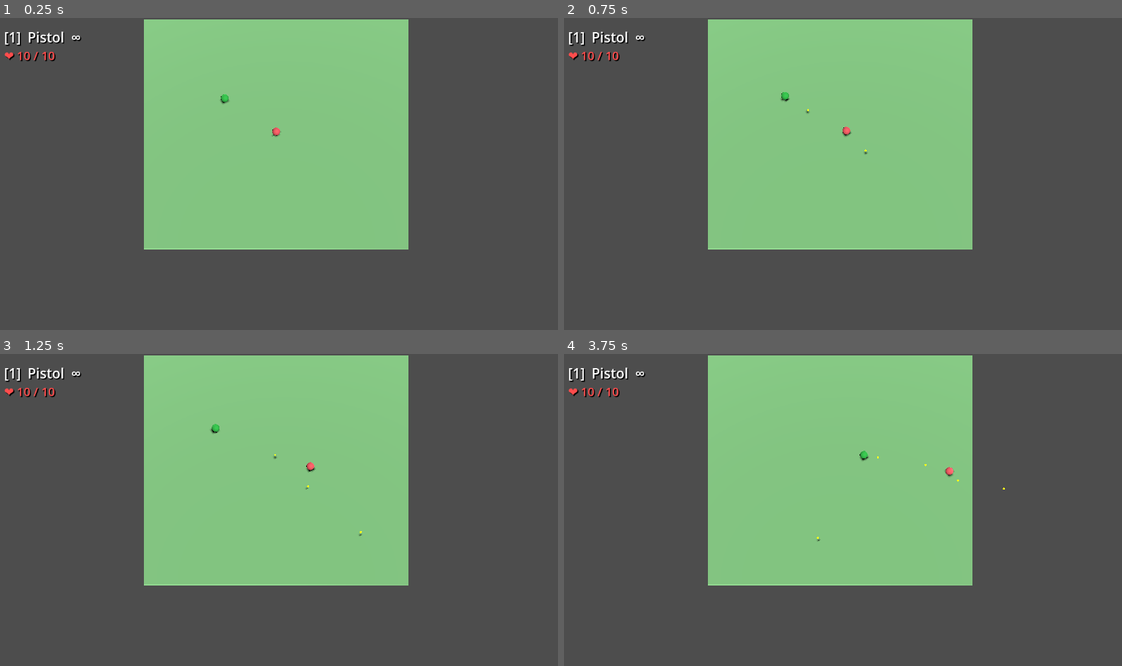
Above: before the commit, frames 1-4 (two rows, left to right).
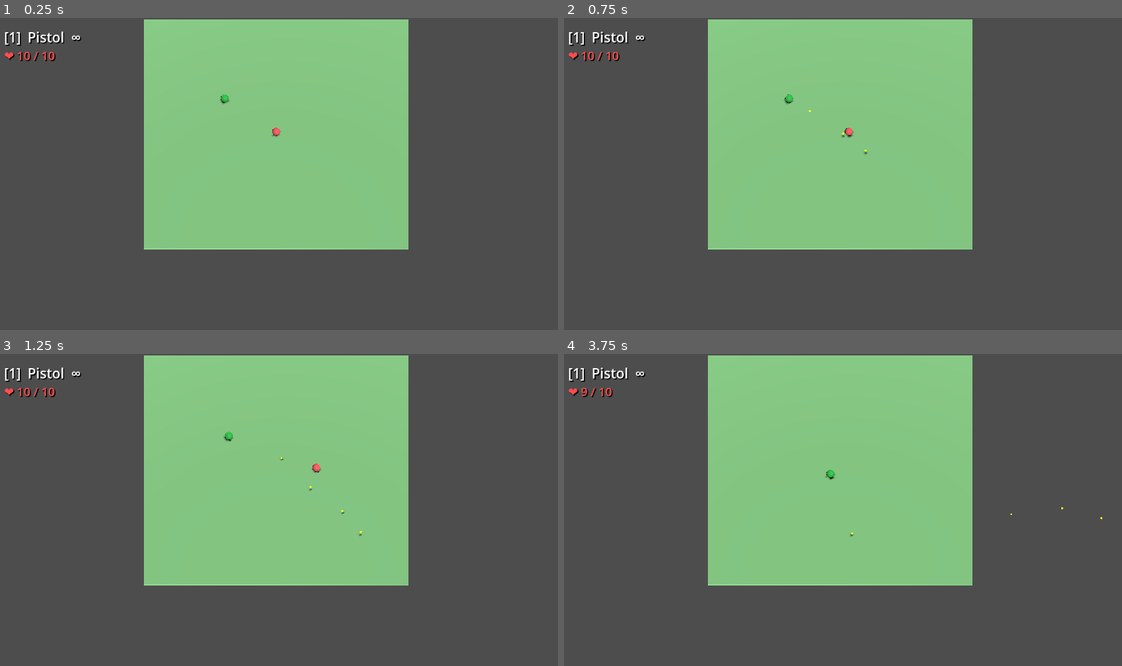
Above: after the commit, the same moments.

Repository: Dearaurora/ChaosGun-Portfolio
Game: Godot game, scene res://scenes/maps/demo_arena.tscn
Same seed, same stepped clock (60 frames per second), same inputs: the game is played once before the commit and once after it.
Inputs (mouse positions are in pixels of both pictures, inside the frame that each line leads up to):
- Up to frame 1 (0.25 s): no input
- Up to frame 2 (0.75 s): tap Enter at 0.5 s; move the mouse to (965, 161) at 0.52 s; press the mouse at (965, 161) at 0.53 s; hold D (move_right, bound only after the commit) from 0.53 s (still down); tap Tab (ui_focus_next) at 0.6 s
- Up to frame 3 (1.25 s): keep holding D (move_right, bound only after the commit)
- Up to frame 4 (3.75 s): release D (move_right, bound only after the commit) at 1.25 s; release the mouse at (965, 497) at 1.25 s; drag from (725, 528) to (809, 575) at 1.27 s; move the mouse to (898, 441) at 2.02 s; hold D (move_right, bound only after the commit) 2.03-2.75 s; tap Mouse wheel up (weapon_cycle, bound only after the commit) at 2.1 s; click (898, 441) at 2.17 s; tap 1 (weapon_slot_1, bound only after the commit) at 2.3 s; drag from (809, 575) to (670, 466) at 2.77 s; move the mouse to (1010, 559) at 3.52 s; hold A (move_left, bound only after the commit) from 3.53 s (still down); tap 2 (weapon_slot_2, bound only after the commit) at 3.6 s; click (1010, 559) at 3.67 s

Frame 1 is identical in both runs. In frame 2, 0.1% of the frame differs, in the area x 38-52%, y 23-39%; in frame 3, 0.2%; in frame 4, 0.3%, in the area x 3-97%, y 10-61%.

Commit message:
kinematic impulse physics system and standardize player input actions

Diff:
--- a/project.godot
+++ b/project.godot
@@ -19,15 +19,60 @@
 run/main_scene="res://scenes/maps/demo_arena.tscn"
 config/features=PackedStringArray("4.6", "Forward Plus")
 
+[autoload]
+
+GameConfig="*res://scripts/globals/game_config.gd"
+
 [dotnet]
 
 project/assembly_name="ChaosGun"
+
+[input]
+
+move_left={
+"deadzone": 0.5,
+"events": [Object(InputEventKey,"resource_local_to_scene":false,"resource_name":"","device":0,"window_id":0,"alt_pressed":false,"shift_pressed":false,"ctrl_pressed":false,"meta_pressed":false,"pressed":false,"keycode":0,"physical_keycode":65,"key_label":0,"unicode":0,"location":0,"echo":false,"script":null)
+]
+}
+move_right={
+"deadzone": 0.5,
+"events": [Object(InputEventKey,"resource_local_to_scene":false,"resource_name":"","device":0,"window_id":0,"alt_pressed":false,"shift_pressed":false,"ctrl_pressed":false,"meta_pressed":false,"pressed":false,"keycode":0,"physical_keycode":68,"key_label":0,"unicode":0,"location":0,"echo":false,"script":null)
+]
+}
+move_forward={
+"deadzone": 0.5,
+"events": [Object(InputEventKey,"resource_local_to_scene":false,"resource_name":"","device":0,"window_id":0,"alt_pressed":false,"shift_pressed":false,"ctrl_pressed":false,"meta_pressed":false,"pressed":false,"keycode":0,"physical_keycode":87,"key_label":0,"unicode":0,"location":0,"echo":false,"script":null)
+]
+}
+move_backward={
+"deadzone": 0.5,
+"events": [Object(InputEventKey,"resource_local_to_scene":false,"resource_name":"","device":0,"window_id":0,"alt_pressed":false,"shift_pressed":false,"ctrl_pressed":false,"meta_pressed":false,"pressed":false,"keycode":0,"physical_keycode":83,"key_label":0,"unicode":0,"location":0,"echo":false,"script":null)
+]
+}
+fire={
+"deadzone": 0.5,
+"events": [Object(InputEventMouseButton,"resource_local_to_scene":false,"resource_name":"","device":0,"window_id":0,"alt_pressed":false,"shift_pressed":false,"ctrl_pressed":false,"meta_pressed":false,"button_mask":0,"position":Vector2(0, 0),"global_position":Vector2(0, 0),"factor":1.0,"button_index":1,"canceled":false,"pressed":false,"double_click":false,"script":null)
+]
+}
+weapon_slot_1={
+"deadzone": 0.5,
+"events": [Object(InputEventKey,"resource_local_to_scene":false,"resource_name":"","device":0,"window_id":0,"alt_pressed":false,"shift_pressed":false,"ctrl_pressed":false,"meta_pressed":false,"pressed":false,"keycode":0,"physical_keycode":49,"key_label":0,"unicode":0,"location":0,"echo":false,"script":null)
+]
+}
+weapon_slot_2={
+"deadzone": 0.5,
+"events": [Object(InputEventKey,"resource_local_to_scene":false,"resource_name":"","device":0,"window_id":0,"alt_pressed":false,"shift_pressed":false,"ctrl_pressed":false,"meta_pressed":false,"pressed":false,"keycode":0,"physical_keycode":50,"key_label":0,"unicode":0,"location":0,"echo":false,"script":null)
+]
+}
+weapon_cycle={
+"deadzone": 0.5,
+"events": [Object(InputEventMouseButton,"resource_local_to_scene":false,"resource_name":"","device":0,"window_id":0,"alt_pressed":false,"shift_pressed":false,"ctrl_pressed":false,"meta_pressed":false,"button_mask":0,"position":Vector2(0, 0),"global_position":Vector2(0, 0),"factor":1.0,"button_index":4,"canceled":false,"pressed":false,"double_click":false,"script":null)
+, Object(InputEventMouseButton,"resource_local_to_scene":false,"resource_name":"","device":0,"window_id":0,"alt_pressed":false,"shift_pressed":false,"ctrl_pressed":false,"meta_pressed":false,"button_mask":0,"position":Vector2(0, 0),"global_position":Vector2(0, 0),"factor":1.0,"button_index":5,"canceled":false,"pressed":false,"double_click":false,"script":null)
+, Object(InputEventKey,"resource_local_to_scene":false,"resource_name":"","device":0,"window_id":0,"alt_pressed":false,"shift_pressed":false,"ctrl_pressed":false,"meta_pressed":false,"pressed":false,"keycode":0,"physical_keycode":4194306,"key_label":0,"unicode":0,"location":0,"echo":false,"script":null)
+]
+}
 
 [rendering]
 
 renderer/rendering_method="gl_compatibility"
 renderer/rendering_method.mobile="gl_compatibility"
-
-[autoload]
-
-GameConfig="*res://scripts/globals/game_config.gd"
--- a/scenes/characters/player.tscn
+++ b/scenes/characters/player.tscn
@@ -16,22 +16,22 @@
 radius = 1.5
 height = 3.0
 
-[node name="Player" type="CharacterBody3D"]
+[node name="Player" type="CharacterBody3D" unique_id=893437653]
 script = ExtResource("1_x")
 
-[node name="CollisionShape3D" type="CollisionShape3D" parent="."]
+[node name="CollisionShape3D" type="CollisionShape3D" parent="." unique_id=464970717]
 transform = Transform3D(1, 0, 0, 0, 1, 0, 0, 0, 1, 0, 1.5, 0)
 shape = SubResource("CapsuleShape3D_pl")
 
-[node name="MeshInstance3D" type="MeshInstance3D" parent="."]
+[node name="MeshInstance3D" type="MeshInstance3D" parent="." unique_id=88693151]
 transform = Transform3D(1, 0, 0, 0, 1, 0, 0, 0, 1, 0, 1.5, 0)
 mesh = SubResource("CapsuleMesh_pl")
 
-[node name="WeaponPoint" type="Marker3D" parent="."]
+[node name="WeaponPoint" type="Marker3D" parent="." unique_id=1277651540]
 transform = Transform3D(1, 0, 0, 0, 1, 0, 0, 0, 1, 0, 1.8, -1.8)
 
-[node name="WeaponManager" type="Node" parent="."]
+[node name="WeaponManager" type="Node" parent="." unique_id=1794752214]
 script = ExtResource("2_wm")
 
-[node name="DebugHUD" type="CanvasLayer" parent="."]
+[node name="DebugHUD" type="CanvasLayer" parent="." unique_id=1741334821]
 script = ExtResource("3_hud")
--- a/scripts/player/base_character.gd
+++ b/scripts/player/base_character.gd
@@ -6,12 +6,14 @@
 @export var friction: float = 6.0
 @export var gravity: float = 20.0
 
+@export var mass: float = 1.0
+@export var knockback_drag: float = 35.0
+
 @onready var weapon_point: Marker3D = get_node_or_null("WeaponPoint")
 @onready var weapon_manager: WeaponManager = get_node_or_null("WeaponManager")
 @onready var _mesh: MeshInstance3D = get_node_or_null("MeshInstance3D")
 
-var knockback_velocity: Vector3 = Vector3.ZERO
-var knockback_resistance: float = 0.0
+var momentum: Vector3 = Vector3.ZERO
 
 # ============================================================
 #  生命与复活系统
@@ -25,9 +27,6 @@
 var _invincible_timer: float = 0.0
 
 func _base_process(delta: float) -> void:
-	if knockback_resistance > 0.0:
-		knockback_resistance = max(0.0, knockback_resistance - delta * 0.5)
-
 	# 复活倒计时
 	if is_dead:
 		_respawn_timer -= delta
@@ -55,33 +54,24 @@
 		_die()
 
 func _apply_movement(desired_vel: Vector3, delta: float) -> void:
-	if knockback_velocity.length_squared() > 0.1:
-		knockback_velocity = knockback_velocity.lerp(Vector3.ZERO, friction * 0.4 * delta)
-	else:
-		knockback_velocity = Vector3.ZERO
+	momentum = momentum.move_toward(Vector3.ZERO, knockback_drag * delta)
 
-	var current_move_vel = velocity - knockback_velocity
+	var current_move_vel = velocity - momentum
 	current_move_vel.y = 0
 
-	var control_factor = 1.0
-	if knockback_velocity.length() > speed * 0.3:
-		control_factor = 0.05
-
 	if desired_vel.length() > 0.1:
-		current_move_vel = current_move_vel.lerp(desired_vel, acceleration * control_factor * delta)
+		current_move_vel = current_move_vel.lerp(desired_vel, acceleration * delta)
 	else:
 		current_move_vel = current_move_vel.lerp(Vector3.ZERO, friction * delta)
 
-	velocity.x = current_move_vel.x + knockback_velocity.x
-	velocity.z = current_move_vel.z + knockback_velocity.z
+	velocity.x = current_move_vel.x + momentum.x
+	velocity.z = current_move_vel.z + momentum.z
 
-func apply_knockback(force: Vector3) -> void:
+func apply_knockback(impulse: Vector3) -> void:
 	# 无敌期间免疫击退
 	if is_invincible or is_dead:
 		return
-	var actual_force = force * max(0.2, (1.0 - knockback_resistance))
-	knockback_velocity += actual_force
-	knockback_resistance = min(0.4, knockback_resistance + 0.1)
+	momentum += impulse / mass
 
 func _is_near_edge(push_dir: Vector3) -> bool:
 	var space_state = get_world_3d().direct_space_state
@@ -96,7 +86,7 @@
 	lives -= 1
 	is_dead = true
 	velocity = Vector3.ZERO
-	knockback_velocity = Vector3.ZERO
+	momentum = Vector3.ZERO
 
 	# 隐藏角色
 	visible = false
@@ -116,8 +106,7 @@
 	var spawn_point = GameConfig.respawn_points.pick_random()
 	global_position = spawn_point
 	velocity = Vector3.ZERO
-	knockback_velocity = Vector3.ZERO
-	knockback_resistance = 0.0
+	momentum = Vector3.ZERO
 
 	# 显示角色
 	visible = true
--- a/scripts/player/dummy_target.gd
+++ b/scripts/player/dummy_target.gd
@@ -2,6 +2,7 @@
 
 func _ready() -> void:
     friction = 6.0
+    mass = 2.5
 
 func _process(delta: float) -> void:
     super._base_process(delta)
@@ -10,14 +11,3 @@
     _apply_gravity(delta)
     _apply_movement(Vector3.ZERO, delta)
     move_and_slide()
-
-# --- 靶子特有击退逻辑（覆盖基类） ---
-func apply_knockback(force: Vector3) -> void:
-    var push_dir = force.normalized()
-    var edge_damping = 1.0
-    if _is_near_edge(push_dir):
-        edge_damping = 0.4
-
-    var actual_force = force * edge_damping * max(0.2, (1.0 - knockback_resistance))
-    knockback_velocity += actual_force
-    knockback_resistance = min(0.75, knockback_resistance + 0.3)
--- a/scripts/player/player_character.gd
+++ b/scripts/player/player_character.gd
@@ -1,8 +1,6 @@
 extends BaseCharacter
 class_name PlayerCharacter
 
-# 射击输入追踪
-var _prev_fire_pressed: bool = false
 
 # 狙击硬直
 var _stun_timer: float = 0.0
@@ -29,11 +27,6 @@
 
 	# --- 移动输入 ---
 	var input_dir := Input.get_vector("move_left", "move_right", "move_forward", "move_backward")
-	if input_dir == Vector2.ZERO:
-		var x = float(Input.is_key_pressed(KEY_D)) - float(Input.is_key_pressed(KEY_A))
-		var z = float(Input.is_key_pressed(KEY_S)) - float(Input.is_key_pressed(KEY_W))
-		input_dir = Vector2(x, z).normalized()
-
 	var direction := Vector3(input_dir.x, 0, input_dir.y).normalized()
 
 	# 硬直期间不能移动/转向
@@ -64,19 +57,15 @@
 	if not weapon_manager or _stun_timer > 0.0:
 		return
 
-	var fire_pressed = Input.is_mouse_button_pressed(MOUSE_BUTTON_LEFT)
-	var fire_just_pressed = fire_pressed and not _prev_fire_pressed
-	_prev_fire_pressed = fire_pressed
-
 	var fire_dir = -transform.basis.z
 	var fire_mode = weapon_manager.get_current_fire_mode()
 
 	var should_fire = false
 	match fire_mode:
 		WeaponData.FireMode.SEMI_AUTO, WeaponData.FireMode.BOLT_ACTION:
-			should_fire = fire_just_pressed
+			should_fire = Input.is_action_just_pressed("fire")
 		WeaponData.FireMode.FULL_AUTO:
-			should_fire = fire_pressed
+			should_fire = Input.is_action_pressed("fire")
 
 	if should_fire:
 		weapon_manager.try_fire(weapon_point, fire_dir, self)
@@ -87,12 +76,12 @@
 func _handle_weapon_input() -> void:
 	if not weapon_manager:
 		return
-	if Input.is_key_pressed(KEY_1):
+	if Input.is_action_just_pressed("weapon_slot_1"):
 		weapon_manager.switch_to_slot(0)
-	elif Input.is_key_pressed(KEY_2):
+	elif Input.is_action_just_pressed("weapon_slot_2"):
 		weapon_manager.switch_to_slot(1)
 
-	if Input.is_action_just_pressed("ui_focus_next"):
+	if Input.is_action_just_pressed("weapon_cycle"):
 		weapon_manager.cycle_weapon()
 
 
@@ -144,15 +133,3 @@
 	tween.tween_property(drop, "global_position", end_pos, 0.3).set_ease(Tween.EASE_OUT)
 	tween.parallel().tween_property(drop, "global_position:y", 0.0, 0.3).set_ease(Tween.EASE_IN)
 	tween.tween_callback(drop.queue_free)
-
-# ------------------------------------------------------------------
-#  滚轮输入（通过 _input 捕获）
-# ------------------------------------------------------------------
-func _input(event: InputEvent) -> void:
-	if event is InputEventMouseButton and weapon_manager:
-		var mb = event as InputEventMouseButton
-		if mb.pressed:
-			if mb.button_index == MOUSE_BUTTON_WHEEL_UP:
-				weapon_manager.cycle_weapon()
-			elif mb.button_index == MOUSE_BUTTON_WHEEL_DOWN:
-				weapon_manager.cycle_weapon()
--- /dev/null
+++ b/setup_inputs.gd
@@ -0,0 +1,40 @@
+extends SceneTree
+
+func _init():
+	var inputs = {
+		"move_left": [KEY_A],
+		"move_right": [KEY_D],
+		"move_forward": [KEY_W],
+		"move_backward": [KEY_S],
+		"fire": [MOUSE_BUTTON_LEFT],
+		"weapon_slot_1": [KEY_1],
+		"weapon_slot_2": [KEY_2],
+		"weapon_cycle": [MOUSE_BUTTON_WHEEL_UP, MOUSE_BUTTON_WHEEL_DOWN, KEY_TAB]
+	}
+
+	for action in inputs:
+		var events = []
+		for btn in inputs[action]:
+			if btn == MOUSE_BUTTON_LEFT or btn == MOUSE_BUTTON_WHEEL_UP or btn == MOUSE_BUTTON_WHEEL_DOWN:
+				var event = InputEventMouseButton.new()
+				event.button_index = btn
+				events.append(event)
+			else:
+				var event = InputEventKey.new()
+				event.physical_keycode = btn
+				events.append(event)
+
+		var action_dict = {
+			"deadzone": 0.5,
+			"events": events
+		}
+
+		ProjectSettings.set_setting("input/" + action, action_dict)
+
+	var err = ProjectSettings.save()
+	if err != OK:
+		print("Error saving project settings")
+	else:
+		print("Input map set successfully")
+
+	quit()
Not shown: 1 places in scenes/characters/player.tscn that only renumber resources
Not shown, added: .agents/rules/godot.md
Not shown, changed: .gitignore
Not shown, added: assets/audio/music/.gdkeep
Not shown, added: assets/audio/sfx/.gdkeep
Not shown, added: assets/fonts/.gdkeep
Not shown, added: assets/models/.gdkeep
Not shown, added: assets/particles/.gdkeep
Not shown, added: assets/shaders/.gdkeep
Not shown, added: assets/textures/.gdkeep
Not shown, added: roadmap/archive/plan_03_input_map.md
Not shown, added: roadmap/archive/plan_12_assets_structure.md
(and 3 more such lines)
